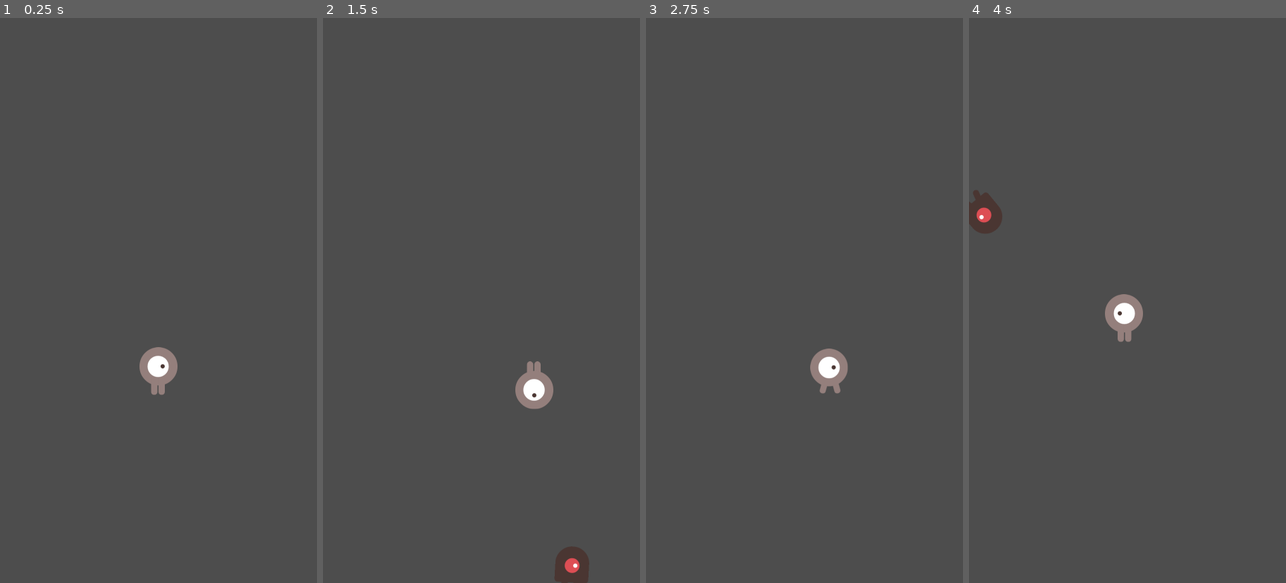
Above: before the commit, frames 1-4 (left to right).
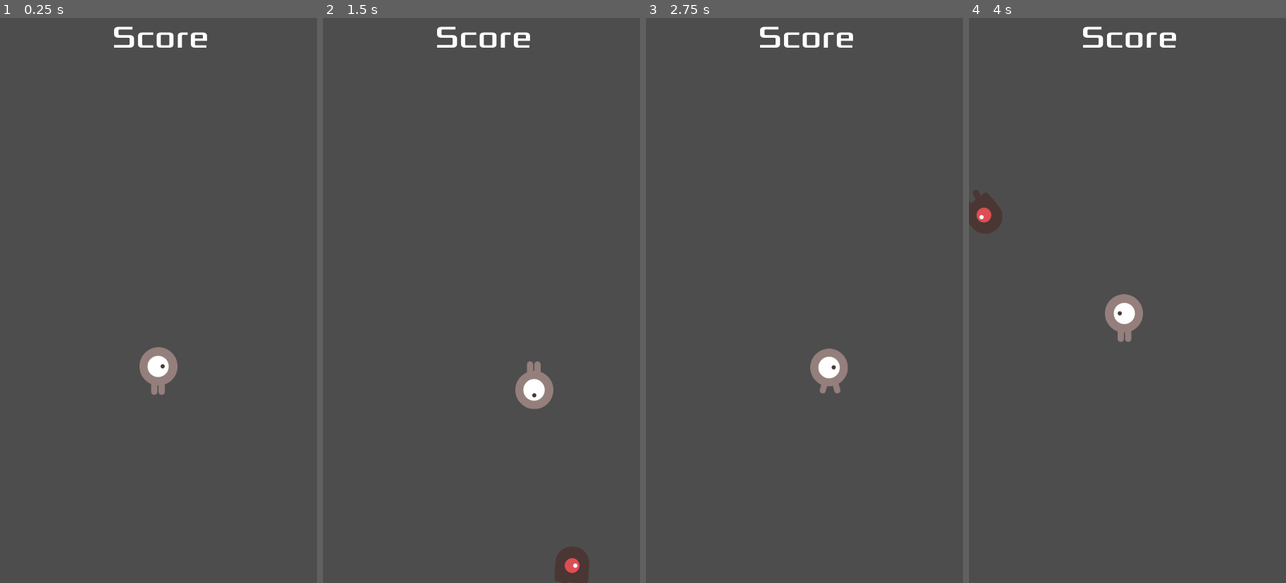
Above: after the commit, the same moments.

Repository: lichen63/godot-games
Game: Godot game, scene res://game/game.tscn
Same seed, same stepped clock (60 frames per second), same inputs: the game is played once before the commit and once after it.
Inputs:
- Up to frame 1 (0.25 s): no input
- Up to frame 2 (1.5 s): tap Enter at 0.5 s; hold D (player_action_right) 0.53-1.28 s; hold S (player_action_down) from 1.28 s (still down)
- Up to frame 3 (2.75 s): release S (player_action_down) at 2.03 s; hold D (player_action_right) from 2.03 s (still down)
- Up to frame 4 (4 s): release D (player_action_right) at 2.78 s; hold W (player_action_up) 2.78-3.53 s; hold A (player_action_left) from 3.53 s (still down)

The runs differ from the first frame. In frame 1, 0.4% of the frame differs, in the area x 36-66%, y 1-6%; in frame 2, 0.4%; in frame 3, 0.4%; in frame 4, 0.4%.

Commit message:
add ui control panel

Diff:
--- a/dodge_the_creeps/game/game.tscn
+++ b/dodge_the_creeps/game/game.tscn
@@ -1,7 +1,8 @@
-[gd_scene load_steps=3 format=3 uid="uid://ctffeeg6x5pdy"]
+[gd_scene load_steps=4 format=3 uid="uid://ctffeeg6x5pdy"]
 
 [ext_resource type="PackedScene" uid="uid://cu80wsphkugn8" path="res://player/player.tscn" id="1_d4kni"]
 [ext_resource type="Script" path="res://game/game.gd" id="1_xhws6"]
+[ext_resource type="PackedScene" uid="uid://c01xmvgbgrhbw" path="res://ui/control.tscn" id="3_gterc"]
 
 [node name="Game" type="Node2D"]
 script = ExtResource("1_xhws6")
@@ -11,4 +12,6 @@
 
 [node name="SpawnEnemyTimer" type="Timer" parent="."]
 
+[node name="Control" parent="." instance=ExtResource("3_gterc")]
+
 [connection signal="timeout" from="SpawnEnemyTimer" to="." method="_on_spawn_enemy_timer_timeout"]
--- /dev/null
+++ b/dodge_the_creeps/ui/control.tscn
@@ -0,0 +1,23 @@
+[gd_scene load_steps=2 format=3 uid="uid://c01xmvgbgrhbw"]
+
+[ext_resource type="FontFile" uid="uid://c2mhiakww3nle" path="res://assets/fonts/Xolonium-Regular.ttf" id="1_ae7jf"]
+
+[node name="Control" type="Control"]
+layout_mode = 3
+anchors_preset = 0
+
+[node name="ColorRect" type="ColorRect" parent="."]
+visible = false
+layout_mode = 1
+offset_right = 900.0
+offset_bottom = 2000.0
+color = Color(0.423651, 0.423651, 0.423651, 1)
+
+[node name="Label" type="Label" parent="."]
+layout_mode = 0
+offset_left = 318.0
+offset_right = 593.0
+offset_bottom = 109.0
+theme_override_fonts/font = ExtResource("1_ae7jf")
+theme_override_font_sizes/font_size = 90
+text = "Score"
